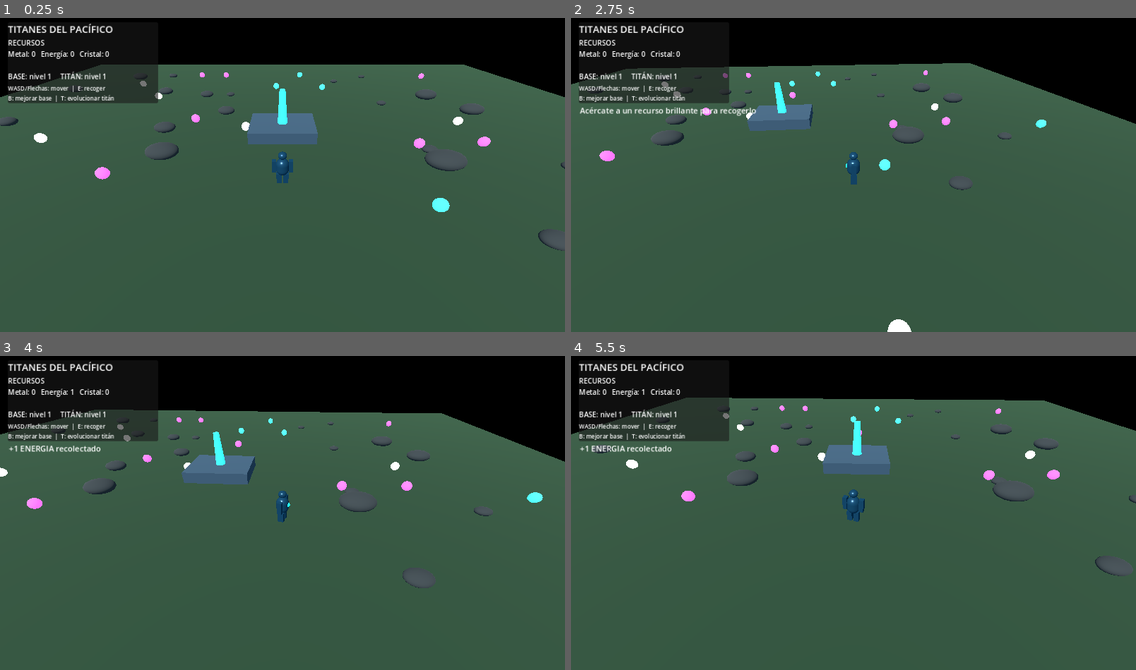
Above: before the commit, frames 1-4 (two rows, left to right).
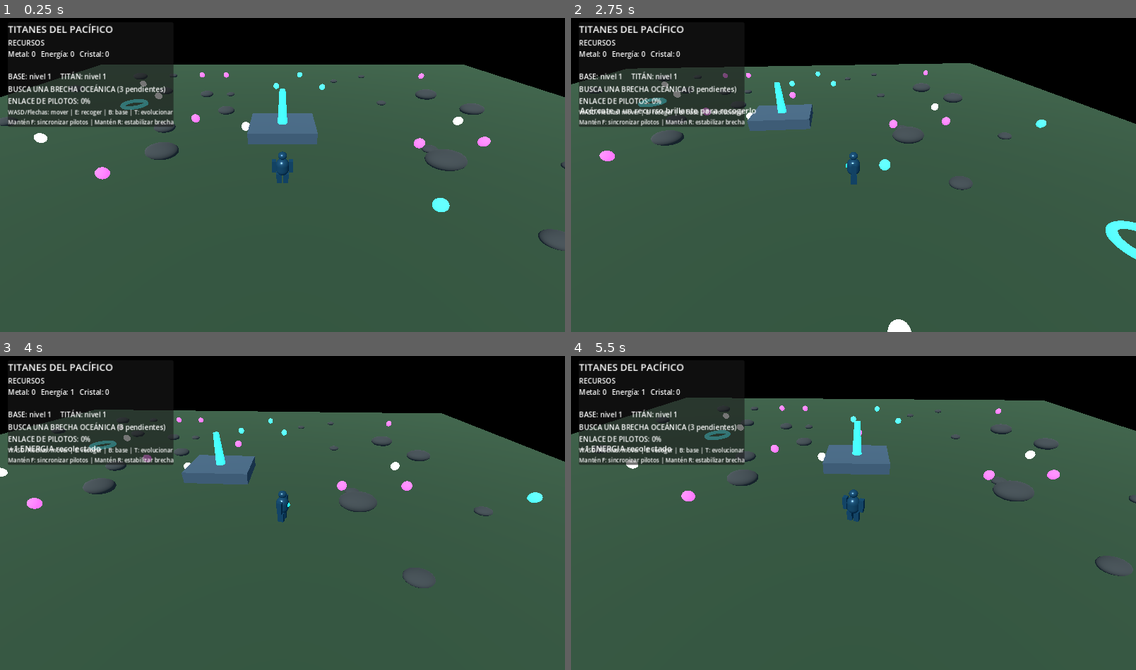
Above: after the commit, the same moments.

Repository: edwjacpinros2012-dev/Titanes-del-Pac-fico-
Game: Godot game, scene res://scenes/main.tscn
Same seed, same stepped clock (60 frames per second), same inputs: the game is played once before the commit and once after it.
Inputs:
- Up to frame 1 (0.25 s): no input
- Up to frame 2 (2.75 s): hold D (move_right) 0.53-1.28 s; hold R (stabilize_rift, bound only after the commit) 0.53-1.28 s; tap F (sync_pilots, bound only after the commit) at 0.8, 1.35, 2.3 s; hold S (move_back) 1.28-2.03 s; tap R (stabilize_rift, bound only after the commit) at 1.55 s; hold D (move_right) from 2.03 s (still down); hold E (collect) from 2.03 s (still down)
- Up to frame 3 (4 s): release D (move_right) at 2.78 s; release E (collect) at 2.78 s; hold W (move_forward) 2.78-3.53 s; tap T (evolve_titan) at 2.85 s; tap R (stabilize_rift, bound only after the commit) at 3.05 s; hold A (move_left) from 3.53 s (still down); hold R (stabilize_rift, bound only after the commit) from 3.53 s (still down); tap F (sync_pilots, bound only after the commit) at 3.8 s
- Up to frame 4 (5.5 s): release R (stabilize_rift, bound only after the commit) at 4.28 s; tap F (sync_pilots, bound only after the commit) at 4.35, 5.3 s; tap R (stabilize_rift, bound only after the commit) at 4.55 s; release A (move_left) at 5.03 s; hold S (move_back) from 5.03 s (still down); hold R (stabilize_rift, bound only after the commit) from 5.03 s (still down)

The runs differ from the first frame. In frame 1, 3.0% of the frame differs, in the area x 1-31%, y 14-35%; in frame 2, 3.2%, in the area x 1-100%, y 15-77%; in frame 3, 2.9%; in frame 4, 3.1%.

Commit message:
Integrate pilot synchronization and ocean rift objectives into gameplay

Diff:
--- a/scripts/main.gd
+++ b/scripts/main.gd
@@ -7,6 +7,10 @@
 var camera: Camera3D
 var hud: Label
 var status_label: Label
+var objective_label: Label
+var sync_label: Label
+var pilot_sync: PilotSyncManager
+var rift_manager: PacificRiftManager
 var resources := {"metal": 0, "energia": 0, "cristal": 0}
 var base_level := 1
 var titan_level := 1
@@ -17,6 +21,7 @@
 	_setup_input()
 	_create_world()
 	_create_player()
+	_create_gameplay_systems()
 	_create_hud()
 	_spawn_resources()
 	_update_hud()
@@ -28,6 +33,12 @@
 		camera.global_position = camera.global_position.lerp(target, min(delta * 4.0, 1.0))
 		camera.look_at(player.global_position + Vector3(0, 1, 0), Vector3.UP)
 	_try_collect_nearby()
+	if pilot_sync and player:
+		player.set("sync_multiplier", 1.35 if pilot_sync.is_synchronized else 1.0)
+	if objective_label and rift_manager:
+		objective_label.text = rift_manager.get_objective_text()
+	if sync_label and pilot_sync:
+		sync_label.text = pilot_sync.get_status_text()
 
 func _physics_process(_delta: float) -> void:
 	# El movimiento ahora pertenece al controlador del Titán Alfa.
@@ -53,6 +64,8 @@
 	_add_key("collect", KEY_E)
 	_add_key("upgrade_base", KEY_B)
 	_add_key("evolve_titan", KEY_T)
+	_add_key("sync_pilots", KEY_F)
+	_add_key("stabilize_rift", KEY_R)
 
 func _add_key(action: String, keycode: Key) -> void:
 	if not InputMap.has_action(action):
@@ -115,6 +128,30 @@
 	player.name = "TitanAlfa"
 	player.position = Vector3(0, 0, 2)
 	add_child(player)
+
+func _create_gameplay_systems() -> void:
+	pilot_sync = PilotSyncManager.new()
+	pilot_sync.name = "PilotSyncManager"
+	add_child(pilot_sync)
+	pilot_sync.synchronization_started.connect(_on_synchronization_started)
+	pilot_sync.synchronization_ended.connect(_on_synchronization_ended)
+
+	rift_manager = PacificRiftManager.new()
+	rift_manager.name = "PacificRiftManager"
+	add_child(rift_manager)
+	rift_manager.rift_stabilized.connect(_on_rift_stabilized)
+
+func _on_synchronization_started() -> void:
+	_show_status("¡Enlace de pilotos sincronizado! Movilidad mejorada temporalmente.")
+
+func _on_synchronization_ended() -> void:
+	_show_status("El enlace de pilotos volvió al modo de espera.")
+
+func _on_rift_stabilized(_index: int, reward: Dictionary) -> void:
+	for resource_id in reward.keys():
+		resources[resource_id] = int(resources.get(resource_id, 0)) + int(reward[resource_id])
+	_update_hud()
+	_show_status("¡Brecha estabilizada! Recompensas: +5 metal, +3 energía, +2 cristal.")
 
 func _create_base_visual(pos: Vector3) -> void:
 	var base := MeshInstance3D.new()
@@ -230,8 +267,13 @@
 	hud = Label.new()
 	hud.autowrap_mode = TextServer.AUTOWRAP_WORD_SMART
 	column.add_child(hud)
+	objective_label = Label.new()
+	objective_label.autowrap_mode = TextServer.AUTOWRAP_WORD_SMART
+	column.add_child(objective_label)
+	sync_label = Label.new()
+	column.add_child(sync_label)
 	var help := Label.new()
-	help.text = "WASD/Flechas: mover  |  E: recoger\nB: mejorar base  |  T: evolucionar titán"
+	help.text = "WASD/Flechas: mover | E: recoger | B: base | T: evolucionar\nMantén F: sincronizar pilotos | Mantén R: estabilizar brecha"
 	help.add_theme_font_size_override("font_size", 13)
 	column.add_child(help)
 	status_label = Label.new()
